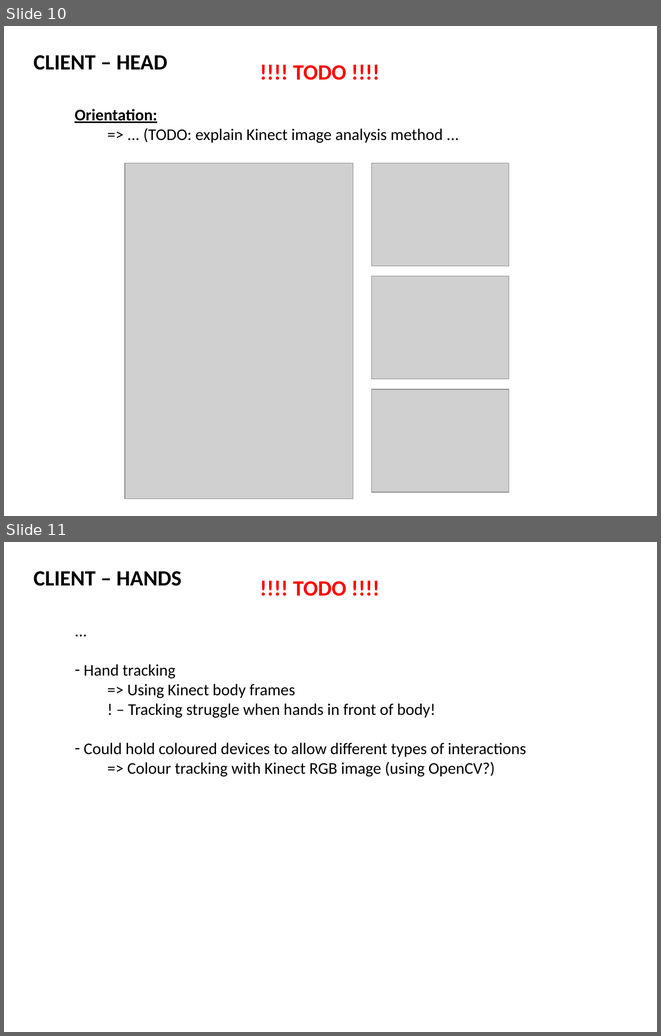
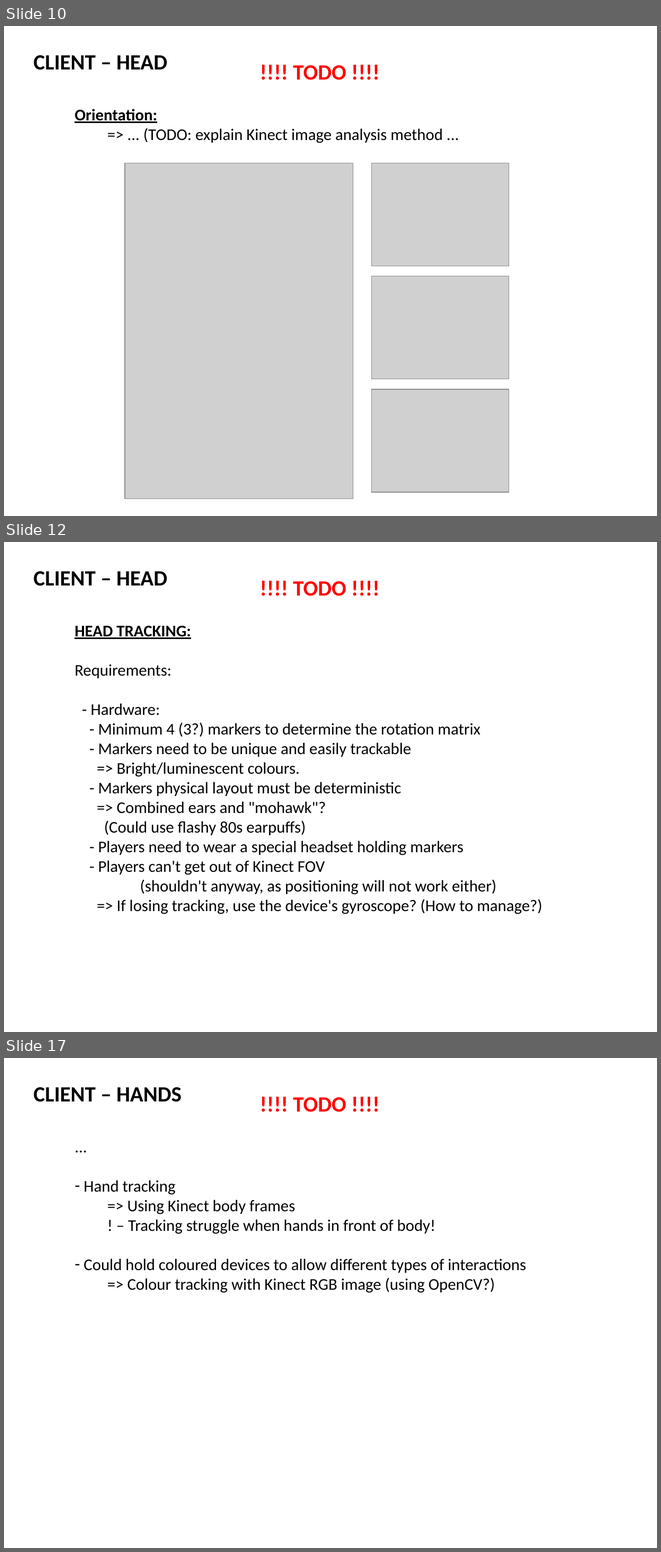
Before and after one commit to 2-REC/unity-kinect-xr, a slide deck: docs/KINECT_AR_2.pptx. Shown one above the other, each under a label of ours: slides 10 and 11 before the commit, slides 10, 12 and 17 after it; the slides between them are not shown. The pictures are 661x1036 and 661x1552 pixels, drawn with LibreOffice and Linux fonts; fonts in the diff are those of the drawing; grey boxes stand for pictures. Boxes give left, top, right and bottom in pixels: in the first picture for what was removed or moved away, otherwise in the second. Text is boxed around its words. In the diff, an @@ line names an element or a change of style, - is before the commit and + after.

Commit message:
Added 'HEAD TRACKING' info in PPT

```diff
--- a/docs/KINECT_AR_2.pptx
+++ b/docs/KINECT_AR_2.pptx
@@ slide 12 added at box(4, 542, 657, 1032), background #FFFFFF @@
@@ text added at box(34, 571, 167, 586), 24 pt, text #000000, bold @@
+CLIENT – HEAD
@@ text added at box(293, 581, 346, 596), 24 pt, text #FF0000, bold @@
+!!!! TODO !!!!
@@ text added at box(74, 625, 542, 914), 18 pt, text #000000 @@
+HEAD TRACKING:
+Requirements:
+- Hardware:
+- Minimum 4 (3?) markers to determine the rotation matrix
+- Markers need to be unique and easily trackable
+=> Bright/luminescent colours.
+- Markers physical layout must be deterministic
+=> Combined ears and "mohawk"?
+(Could use flashy 80s earpuffs)
+- Players need to wear a special headset holding markers
+- Players can't get out of Kinect FOV
+(shouldn't anyway, as positioning will not work either)
+=> If losing tracking, use the device's gyroscope? (How to manage?)
@@ what was slide 11 is now slide 17 @@
```
Also in this commit, not shown: 5 other slides added, 1 other file.
